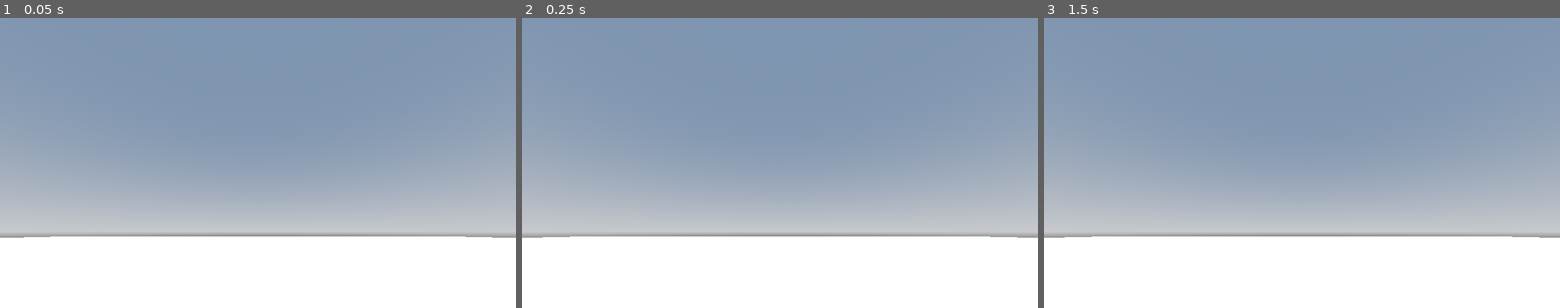
Above: before the commit, frames 1-3 (left to right).
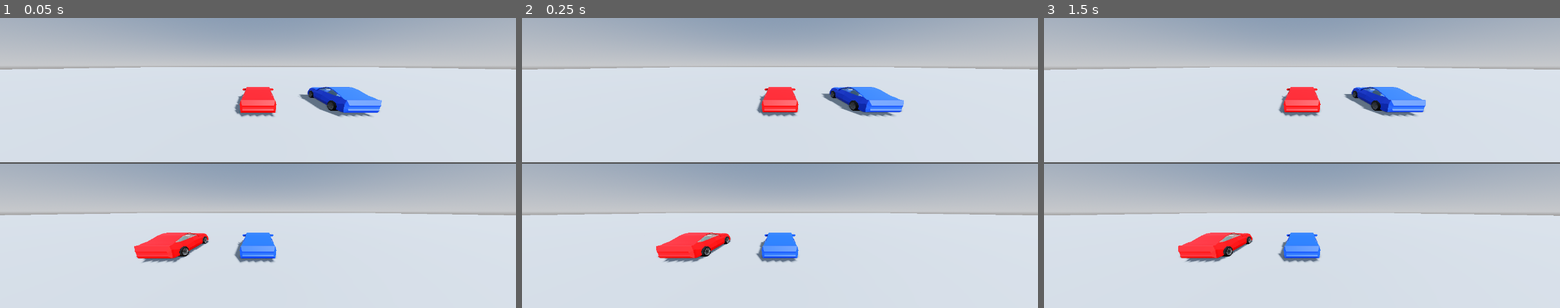
Above: after the commit, the same moments.

Repository: erte-del/2p-racing-game
Game: Godot game, scene res://scenes/main.tscn
The game is run twice, just before and just after one commit, with the same random seed, the same clock (stepped at 60 frames per second) and the same inputs.
Inputs:
- Up to frame 1 (0.05 s): no input
- Up to frame 2 (0.25 s): no input
- Up to frame 3 (1.5 s): tap Enter at 1.25 s

The runs differ from the first frame. In frame 1, 81% of the frame differs, in the area x 0-100%, y 0-100%; in frame 2, 81%; in frame 3, 81%.

Commit message:
Add second player, split screen, and Forward+ renderer
Phases 2 and 3. Both players share one car scene, parameterised by an
input_prefix (p1 WASD / p2 arrow keys) and a body_color, so player 2 is
the same car painted blue rather than a duplicated scene.

Split screen puts both cars in the main scene, where they share a World3D
and can collide, and gives each half of the screen a SubViewport that
inherits that world and supplies only its own chase camera. The cameras
deliberately are not children of the cars: two cameras in one viewport
would compete over which is current.

Repainting overrides a duplicated material rather than mutating the
imported one, which is shared between both car instances and would
otherwise recolour both cars at once.

Renderer switched from GL Compatibility to Forward+, verified running on
Metal 4.

Co-Authored-By: Claude Opus 5 <noreply@anthropic.com>

Diff:
--- a/project.godot
+++ b/project.godot
@@ -1,8 +1,10 @@
 ; Engine configuration file.
 ; It's best edited using the editor UI and not directly,
-; since the parameters that go here are meant to be edited.
+; since the parameters that go here are not all obvious.
 ;
-; It won't be regenerated if deleted.
+; Format:
+;   [section] ; section goes between []
+;   param=value ; assign values to parameters
 
 config_version=5
 
@@ -10,7 +12,7 @@
 
 config/name="2P Racing Game"
 run/main_scene="res://scenes/main.tscn"
-config/features=PackedStringArray("4.7", "GL Compatibility")
+config/features=PackedStringArray("4.7", "Forward Plus")
 
 [display]
 
@@ -40,7 +42,28 @@
 ]
 }
 
+p2_accelerate={
+"deadzone": 0.2,
+"events": [Object(InputEventKey,"resource_local_to_scene":false,"resource_name":"","device":-1,"window_id":0,"alt_pressed":false,"shift_pressed":false,"ctrl_pressed":false,"meta_pressed":false,"pressed":false,"keycode":0,"physical_keycode":4194320,"key_label":0,"unicode":0,"location":0,"echo":false,"script":null)
+]
+}
+p2_brake={
+"deadzone": 0.2,
+"events": [Object(InputEventKey,"resource_local_to_scene":false,"resource_name":"","device":-1,"window_id":0,"alt_pressed":false,"shift_pressed":false,"ctrl_pressed":false,"meta_pressed":false,"pressed":false,"keycode":0,"physical_keycode":4194322,"key_label":0,"unicode":0,"location":0,"echo":false,"script":null)
+]
+}
+p2_steer_left={
+"deadzone": 0.2,
+"events": [Object(InputEventKey,"resource_local_to_scene":false,"resource_name":"","device":-1,"window_id":0,"alt_pressed":false,"shift_pressed":false,"ctrl_pressed":false,"meta_pressed":false,"pressed":false,"keycode":0,"physical_keycode":4194319,"key_label":0,"unicode":0,"location":0,"echo":false,"script":null)
+]
+}
+p2_steer_right={
+"deadzone": 0.2,
+"events": [Object(InputEventKey,"resource_local_to_scene":false,"resource_name":"","device":-1,"window_id":0,"alt_pressed":false,"shift_pressed":false,"ctrl_pressed":false,"meta_pressed":false,"pressed":false,"keycode":0,"physical_keycode":4194321,"key_label":0,"unicode":0,"location":0,"echo":false,"script":null)
+]
+}
+
 [rendering]
 
-renderer/rendering_method="gl_compatibility"
-renderer/rendering_method.mobile="gl_compatibility"
+renderer/rendering_method="forward_plus"
+renderer/rendering_method.mobile="mobile"
--- a/scenes/car/car1.tscn
+++ b/scenes/car/car.tscn
@@ -6,17 +6,11 @@
 [sub_resource type="BoxShape3D" id="BoxShape3D_body"]
 size = Vector3(2.53, 1.39, 4.3)
 
-[node name="Car1" type="CharacterBody3D"]
+[node name="Car" type="CharacterBody3D"]
 script = ExtResource("1_car")
-input_prefix = "p1"
 
 [node name="Collision" type="CollisionShape3D" parent="."]
 transform = Transform3D(1, 0, 0, 0, 1, 0, 0, 0, 1, 0, 0.695, 0)
 shape = SubResource("BoxShape3D_body")
 
 [node name="Model" parent="." instance=ExtResource("2_model")]
-
-[node name="CameraPivot" type="Node3D" parent="."]
-
-[node name="Camera3D" type="Camera3D" parent="CameraPivot"]
-transform = Transform3D(1, 0, 0, 0, 0.94, -0.342, 0, 0.342, 0.94, 0, 4.5, 9.5)
--- a/scenes/main.tscn
+++ b/scenes/main.tscn
@@ -1,6 +1,8 @@
-[gd_scene load_steps=7 format=3]
+[gd_scene load_steps=9 format=3]
 
-[ext_resource type="PackedScene" path="res://scenes/car/car1.tscn" id="1_car1"]
+[ext_resource type="Script" path="res://scripts/main.gd" id="1_main"]
+[ext_resource type="PackedScene" path="res://scenes/car/car.tscn" id="2_car"]
+[ext_resource type="Script" path="res://scripts/chase_camera.gd" id="3_cam"]
 
 [sub_resource type="ProceduralSkyMaterial" id="Sky_mat"]
 
@@ -12,6 +14,7 @@
 sky = SubResource("Sky_res")
 ambient_light_source = 3
 tonemap_mode = 2
+ssao_enabled = true
 
 [sub_resource type="PlaneMesh" id="Ground_mesh"]
 size = Vector2(400, 400)
@@ -20,12 +23,13 @@
 size = Vector3(400, 1, 400)
 
 [node name="Main" type="Node3D"]
+script = ExtResource("1_main")
 
 [node name="WorldEnvironment" type="WorldEnvironment" parent="."]
 environment = SubResource("Env_res")
 
 [node name="Sun" type="DirectionalLight3D" parent="."]
-transform = Transform3D(1, 0, 0, 0, 0.5, 0.866, 0, -0.866, 0.5, 0, 20, 0)
+transform = Transform3D(0.866, -0.25, 0.433, 0, 0.866, 0.5, -0.5, -0.433, 0.75, 0, 20, 0)
 shadow_enabled = true
 
 [node name="Ground" type="StaticBody3D" parent="."]
@@ -37,5 +41,46 @@
 transform = Transform3D(1, 0, 0, 0, 1, 0, 0, 0, 1, 0, -0.5, 0)
 shape = SubResource("Ground_shape")
 
-[node name="Car1" parent="." instance=ExtResource("1_car1")]
-transform = Transform3D(1, 0, 0, 0, 1, 0, 0, 0, 1, 0, 0.1, 0)
+[node name="Car1" parent="." instance=ExtResource("2_car")]
+transform = Transform3D(1, 0, 0, 0, 1, 0, 0, 0, 1, -3, 0.1, 0)
+input_prefix = "p1"
+body_color = Color(0.9063, 0, 0.0224, 1)
+
+[node name="Car2" parent="." instance=ExtResource("2_car")]
+transform = Transform3D(1, 0, 0, 0, 1, 0, 0, 0, 1, 3, 0.1, 0)
+input_prefix = "p2"
+body_color = Color(0.05, 0.25, 0.9, 1)
+
+[node name="Split" type="VBoxContainer" parent="."]
+anchors_preset = 15
+anchor_right = 1.0
+anchor_bottom = 1.0
+grow_horizontal = 2
+grow_vertical = 2
+theme_override_constants/separation = 4
+
+[node name="TopView" type="SubViewportContainer" parent="Split"]
+layout_mode = 2
+size_flags_horizontal = 3
+size_flags_vertical = 3
+stretch = true
+
+[node name="SubViewport" type="SubViewport" parent="Split/TopView"]
+handle_input_locally = false
+render_target_update_mode = 4
+
+[node name="Camera" type="Camera3D" parent="Split/TopView/SubViewport"]
+script = ExtResource("3_cam")
+
+[node name="BottomView" type="SubViewportContainer" parent="Split"]
+layout_mode = 2
+size_flags_horizontal = 3
+size_flags_vertical = 3
+stretch = true
+
+[node name="SubViewport" type="SubViewport" parent="Split/BottomView"]
+handle_input_locally = false
+render_target_update_mode = 4
+
+[node name="Camera" type="Camera3D" parent="Split/BottomView/SubViewport"]
+script = ExtResource("3_cam")
--- a/scripts/car.gd
+++ b/scripts/car.gd
@@ -8,9 +8,16 @@
 ## That is far easier to tune for split-screen arcade racing than
 ## VehicleBody3D, and it will not flip over on a procedural track.
 
+## Name of the material in the model that carries the car's paint. Every
+## surface using it gets recoloured; the tyres, glass and chrome are left alone.
+const PAINT_MATERIAL := "Body"
+
 ## Which set of input actions to read, e.g. "p1" -> p1_accelerate, p1_brake,
-## p1_steer_left, p1_steer_right. Player 2 gets its own prefix later.
+## p1_steer_left, p1_steer_right.
 @export var input_prefix := "p1"
+
+## Paint colour. Defaults to the red the model ships with.
+@export var body_color := Color(0.9063, 0.0, 0.0224)
 
 @export_group("Driving")
 @export var max_speed := 25.0          ## m/s going forward
@@ -55,6 +62,27 @@
 	_rear_wheels = _collect_wheels(["Wheel_BL", "Wheel_BR"])
 	for wheel in _front_wheels + _rear_wheels:
 		_wheel_rest.append(wheel.transform.basis)
+
+	_paint_body()
+
+
+## Recolour the paintwork. The imported materials are shared between every car
+## instance, so this overrides with a private copy rather than editing them in
+## place, which would repaint both players' cars at once.
+func _paint_body() -> void:
+	var paint: StandardMaterial3D = null
+	for mesh in find_children("*", "MeshInstance3D", true, false):
+		var mesh_instance := mesh as MeshInstance3D
+		for surface in mesh_instance.get_surface_override_material_count():
+			var material := mesh_instance.get_active_material(surface)
+			if material == null or material.resource_name != PAINT_MATERIAL:
+				continue
+			if paint == null:
+				paint = (material as StandardMaterial3D).duplicate()
+				paint.albedo_color = body_color
+			mesh_instance.set_surface_override_material(surface, paint)
+	if paint == null:
+		push_warning("Car: no '%s' material found to paint" % PAINT_MATERIAL)
 
 
 ## Found by name rather than by path: the glTF importer decides how deeply it
--- /dev/null
+++ b/scripts/chase_camera.gd
@@ -0,0 +1,46 @@
+class_name ChaseCamera
+extends Camera3D
+
+## Third-person camera that trails a car.
+##
+## It lives inside a SubViewport rather than under the car, because each
+## split-screen view needs its own camera while both views share one world.
+## The target is therefore wired up in code by the level, not by a NodePath.
+
+@export var distance := 7.0        ## metres behind the car
+@export var height := 2.9          ## metres above the car
+@export var look_height := 1.1     ## aim this far above the car's origin
+## Higher follows more tightly; lower lets the camera swing wide on corners.
+@export var smoothing := 7.5
+
+var _target: Node3D
+
+
+## Called by the level once the world is built.
+func follow(target: Node3D) -> void:
+	_target = target
+	# Start already in position, or the first frame flies in from the origin.
+	global_position = _desired_position()
+	_aim()
+
+
+func _physics_process(delta: float) -> void:
+	if _target == null:
+		return
+	# Exponential smoothing, so the feel does not change with frame rate.
+	var weight := 1.0 - exp(-smoothing * delta)
+	global_position = global_position.lerp(_desired_position(), weight)
+	_aim()
+
+
+func _desired_position() -> Vector3:
+	# The car faces -Z, so +Z is directly behind it.
+	var behind := _target.global_transform.basis.z * distance
+	return _target.global_position + behind + Vector3.UP * height
+
+
+func _aim() -> void:
+	var focus := _target.global_position + Vector3.UP * look_height
+	# look_at asserts if the camera is sitting exactly on its focus point.
+	if global_position.distance_squared_to(focus) > 0.001:
+		look_at(focus, Vector3.UP)
--- /dev/null
+++ b/scripts/main.gd
@@ -0,0 +1,20 @@
+extends Node3D
+
+## Wires each split-screen camera to the car it follows.
+##
+## The cars live here, in the main scene, so they share one World3D and can
+## collide with each other. Each SubViewport inherits that same world and
+## contributes only its own camera, which is what makes split screen work
+## without duplicating the level.
+
+@onready var _views: Array[Array] = [
+	[$Car1, $Split/TopView/SubViewport/Camera as ChaseCamera],
+	[$Car2, $Split/BottomView/SubViewport/Camera as ChaseCamera],
+]
+
+
+func _ready() -> void:
+	for view in _views:
+		var car := view[0] as Node3D
+		var camera := view[1] as ChaseCamera
+		camera.follow(car)
Not shown, added: scripts/chase_camera.gd.uid
Not shown, added: scripts/main.gd.uid
Not shown, changed: README.md
